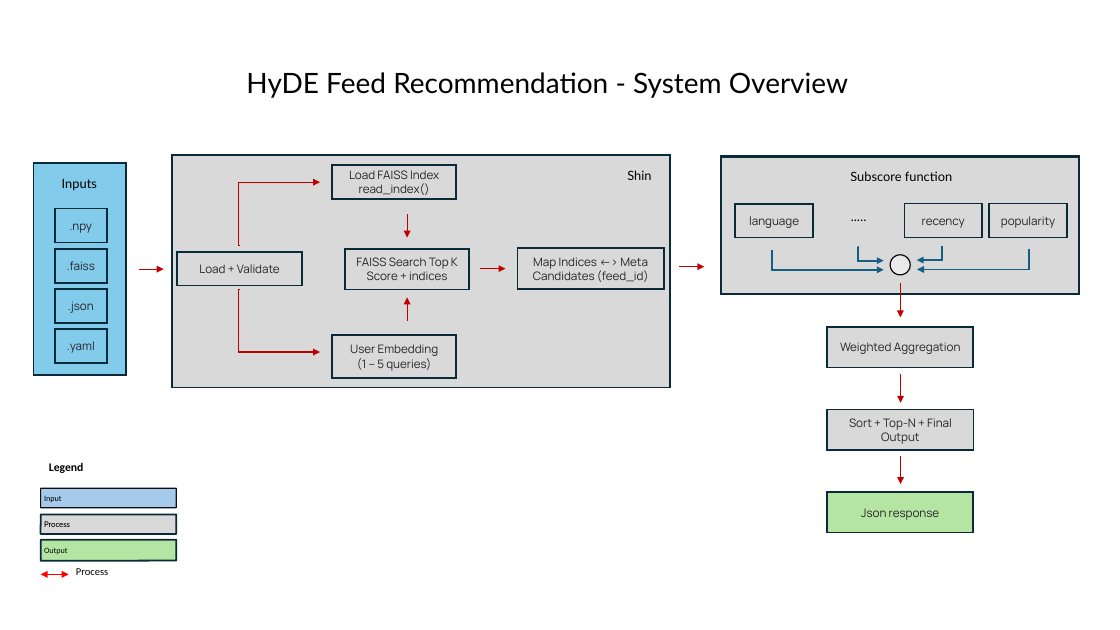
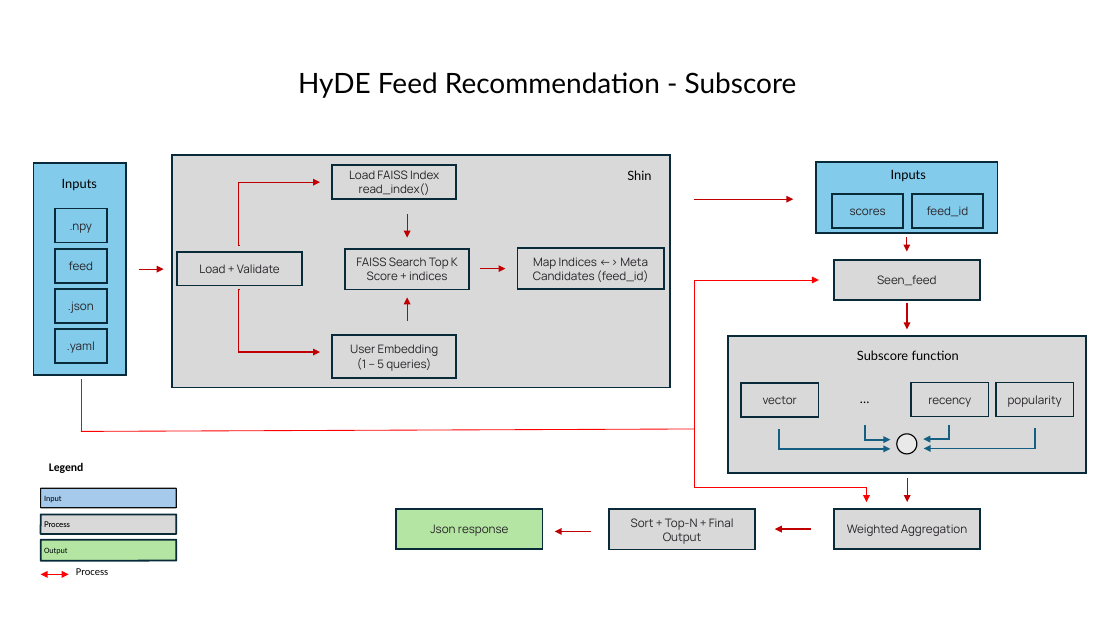
Before and after one commit to TunKedsaro/Hyde, a slide deck: slide 6 of logs/Ghostdeck.pptx (slide 15 before the commit). Drawn at 1120x630 pixels with LibreOffice and Linux fonts; fonts in the diff are those of the drawing. Boxes give left, top, right and bottom in pixels: in the first picture for what was removed or moved away, otherwise in the second. Text is boxed around its words. In the diff, an @@ line names an element or a change of style, - is before the commit and + after.

```diff
--- a/logs/Ghostdeck.pptx
+++ b/logs/Ghostdeck.pptx
@@ text at <box>298,72,797,98</box>: text changed @@
-HyDE Feed Recommendation - System Overview
+HyDE Feed Recommendation - Subscore
@@ rectangle: place and size @@
-rectangle at <box>722,157,1080,295</box>
+rectangle at <box>817,161,998,233</box>
@@ rectangle at <box>817,161,998,233</box>: fill #D9D9D9 to #83CBEB @@
@@ text added at <box>891,169,926,181</box>, 11 pt, text #000000 @@
+Inputs
@@ arrow moved from (680, 266) - (704, 266) to (694, 199) - (793, 199) @@
@@ rectangle removed at <box>735,203,812,237</box> @@
-language
@@ rectangle added at <box>833,194,903,228</box>, fill #83CBEB, outline #092A39 1.5 pt, 10 pt, text #272428 @@
+scores
@@ rectangle added at <box>912,194,983,228</box>, fill #83CBEB, outline #092A39 1.5 pt, 10 pt, text #272428 @@
+feed_id
@@ arrow added from (907, 237) to (907, 252), #C00000 1 pt @@
@@ text in rectangle at <box>69,261,93,270</box>: text changed @@
-.faiss
+feed
@@ rectangle added at <box>833,260,980,300</box>, fill #D9D9D9, outline #092A39 1.5 pt, 10 pt, text #272428 @@
+Seen_feed
@@ arrow moved from (901, 282) - (901, 318) to (907, 302) - (907, 329) @@
@@ rectangle added at <box>741,383,818,417</box>, fill #D9D9D9, outline #092A39 1.5 pt, 10 pt, text #272428 @@
+vector
@@ text at <box>832,386,899,411</box>: text changed @@
-..…
+…
@@ arrow removed from (901, 375) to (901, 402) @@
@@ elbow arrow moved from (1028, 250) - (918, 270) to (780, 429) - (891, 449) @@
@@ 4 rectangles, 2 elbow arrows, 1 text, 1 ellipse: place and size @@
-4 rectangles, 2 elbow arrows, 1 text, 1 ellipse at <box>722,155,1080,367</box>
+4 rectangles, 2 elbow arrows, 1 text, 1 ellipse at <box>728,336,1086,549</box>
@@ elbow arrow moved from (773, 250) - (884, 270) to (1034, 429) - (924, 449) @@
@@ arrow moved from (901, 455) - (901, 484) to (907, 478) - (907, 502) @@
@@ rectangle "Json response": place and size @@
-rectangle "Json response" at <box>828,492,974,533</box>
+rectangle "Json response" at <box>397,509,543,549</box>
@@ rectangle "Sort + Top-N + Final ...": place and size @@
-rectangle "Sort + Top-N + Final ..." at <box>828,409,974,450</box>
+rectangle "Sort + Top-N + Final ..." at <box>609,509,755,549</box>
@@ group added at <box>81,280,867,502</box>: 4 lines, 2 arrows @@
@@ arrow added from (591, 532) to (555, 532), #C00000 1 pt @@
@@ arrow added from (811, 529) to (775, 529), #C00000 1 pt @@
```
Also in this commit, not shown: 14 slides added, 6 other files.
